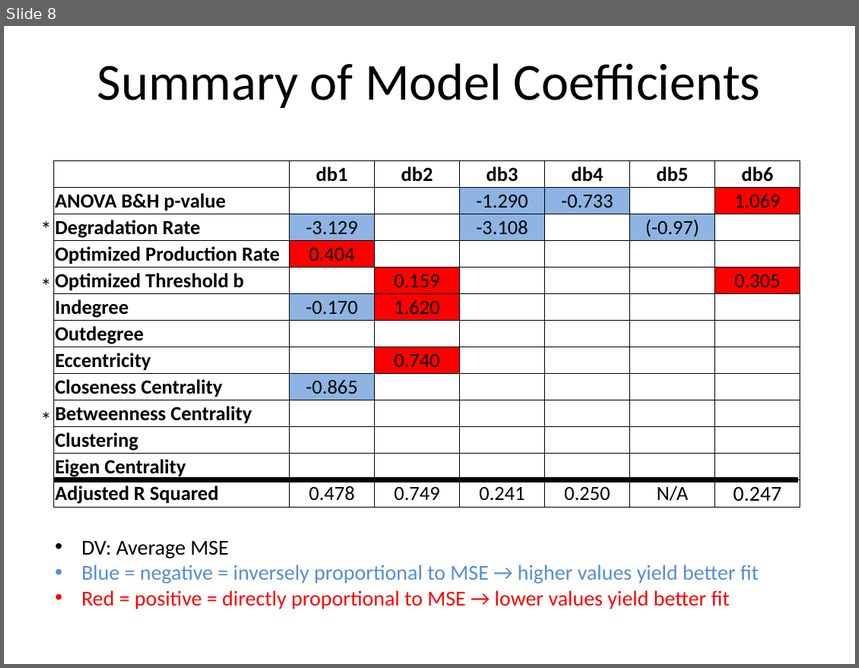
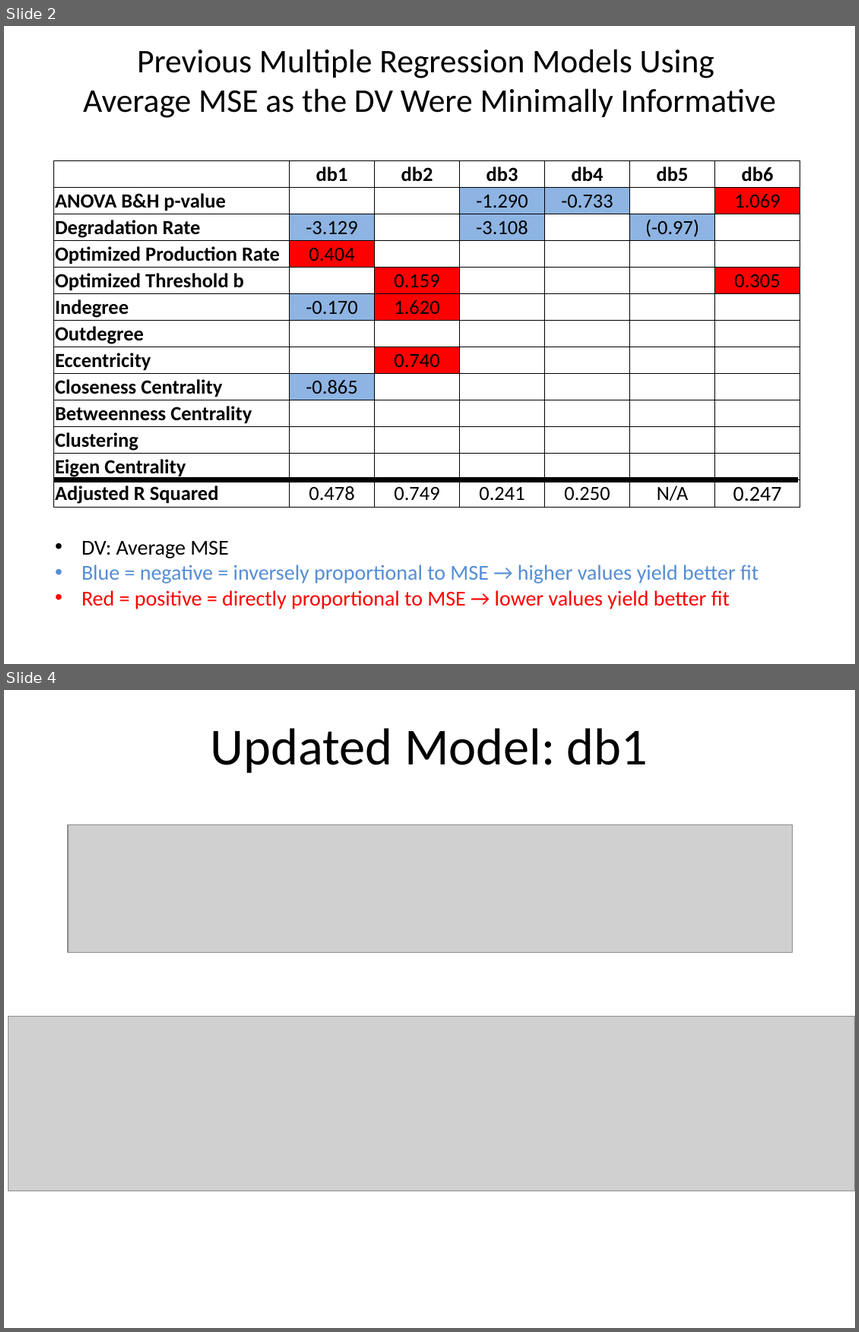
Before and after one commit to kdahlquist/DahlquistLab, a slide deck: data/Spring2017/15-gene_networks_analysis/db1-db6_Multiple-Regression_BK20170329.pptx. Shown one above the other, each under a label of ours: slide 8 before the commit, slides 2 and 4 after it; the slides between them are not shown. The pictures are 859x668 and 859x1332 pixels, drawn with LibreOffice and Linux fonts; fonts in the diff are those of the drawing; grey boxes stand for pictures. Boxes give left, top, right and bottom in pixels: in the first picture for what was removed or moved away, otherwise in the second. Text is boxed around its words. In the diff, an @@ line names an element or a change of style, - is before the commit and + after.

Commit message:
Compiled results of updated multiple regression analysis (db1-db6)

```diff
--- a/data/Spring2017/15-gene_networks_analysis/db1-db6_Multiple-Regression_BK20170329.pptx
+++ b/data/Spring2017/15-gene_networks_analysis/db1-db6_Multiple-Regression_BK20170329.pptx
@@ slide 4 added at [4,690,855,1328], background #FFFFFF @@
@@ title added at [211,728,648,773], 44 pt, text #000000 @@
+Updated Model: db1
@@ picture added at [68,825,792,952] @@
@@ picture added at [9,1016,855,1191] @@
@@ what was slide 8 is now slide 2 @@
@@ slide 2 changed as well @@
@@ title at [83,49,776,118]: text changed; size 44 to 28 pt @@
-Summary of Model Coefficients
+Previous Multiple Regression Models Using
+Average MSE as the DV Were Minimally Informative
@@ text removed at [32,211,60,246] @@
-*
@@ text removed at [32,268,60,303] @@
-*
@@ text removed at [32,402,60,436] @@
-*
```
Also in this commit, not shown: 6 other slides changed, 3 other slides added, 1 slide removed.
